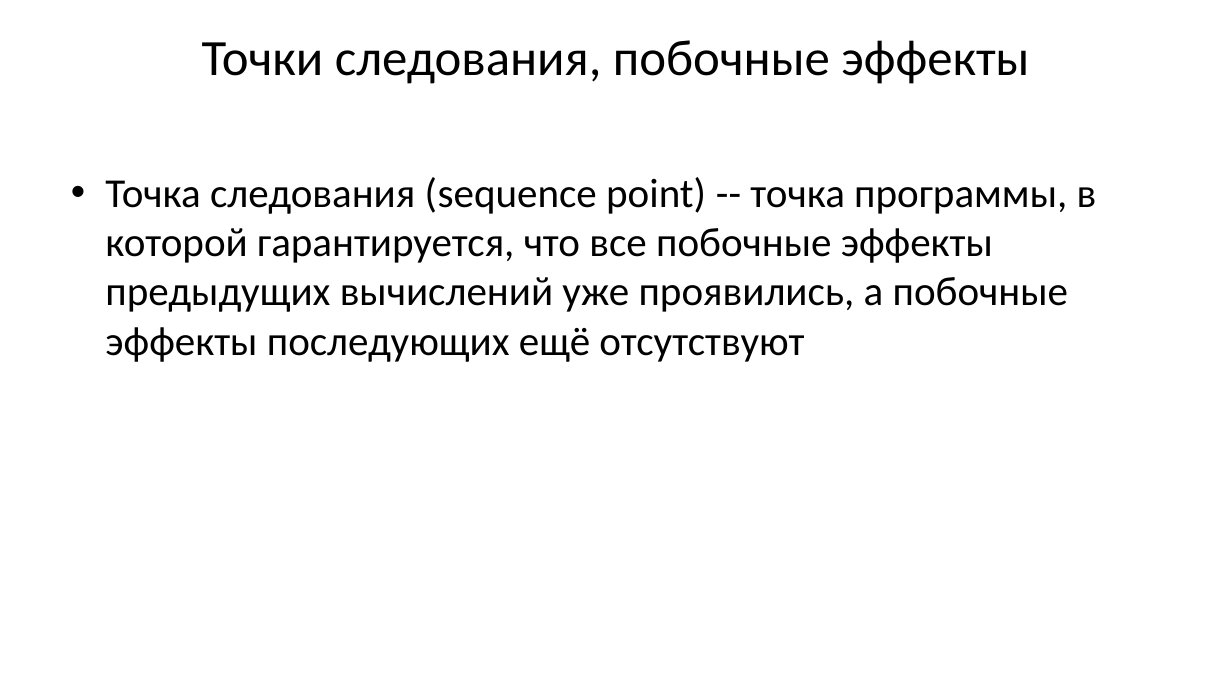
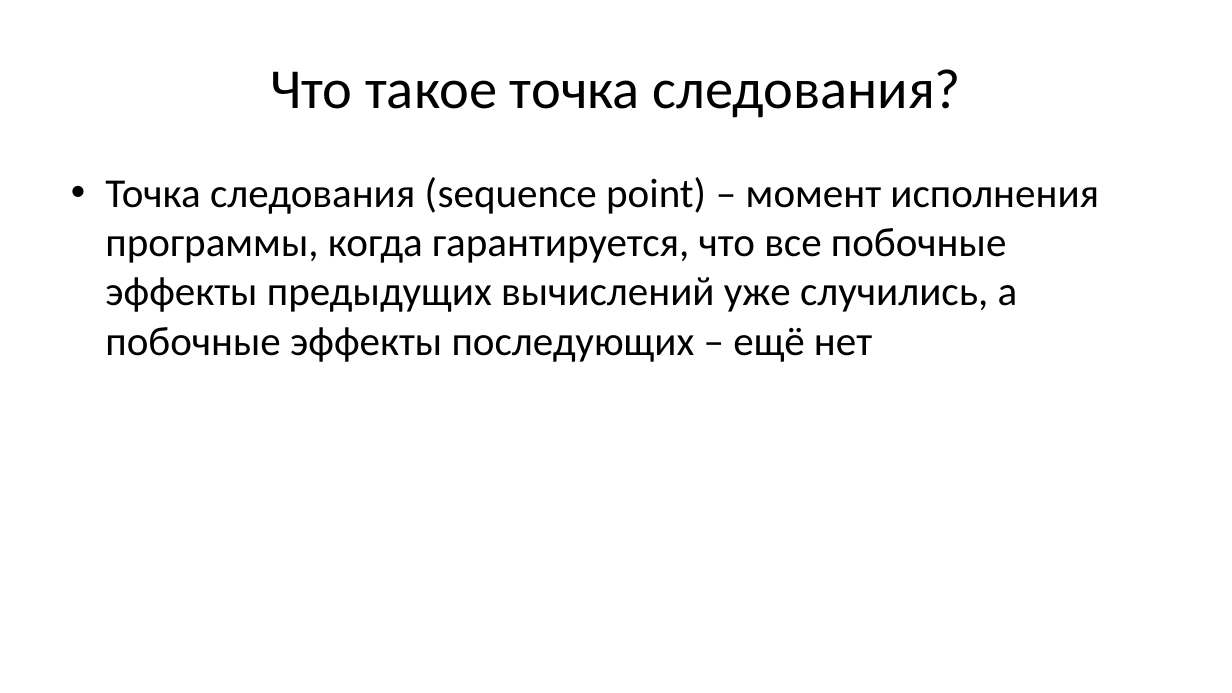
Before and after one commit to Evgueni-Petrov-aka-espetrov/Algorithms-and-Programming-in-C-pptx, a slide deck: slide 58 of 04 Выражения.pptx (slide 13 before the commit). Drawn at 1232x693 pixels with LibreOffice and Linux fonts; fonts in the diff are those of the drawing. Boxes give left, top, right and bottom in pixels: in the first picture for what was removed or moved away, otherwise in the second. Text is boxed around its words. In the diff, an @@ line names an element or a change of style, - is before the commit and + after.

```diff
--- a/04 Выражения.pptx
+++ b/04 Выражения.pptx
@@ title at bbox=[270, 69, 961, 118]: text changed; size 39.6 to 44 pt @@
-Точки следования, побочные эффекты
+Что такое точка следования?
@@ text at bbox=[105, 177, 1099, 362]: text changed @@
-• Точка следования (sequence point) -- точка программы, в которой гарантируется, что все побочные эффекты предыдущих вычислений уже проявились, а побочные эффекты последующих ещё отсутствуют
+• Точка следования (sequence point) – момент исполнения программы, когда гарантируется, что все побочные эффекты предыдущих вычислений уже случились, а побочные эффекты последующих – ещё нет
```
Also in this commit, not shown: 15 other slides changed, 68 slides added, 1 slide removed.
